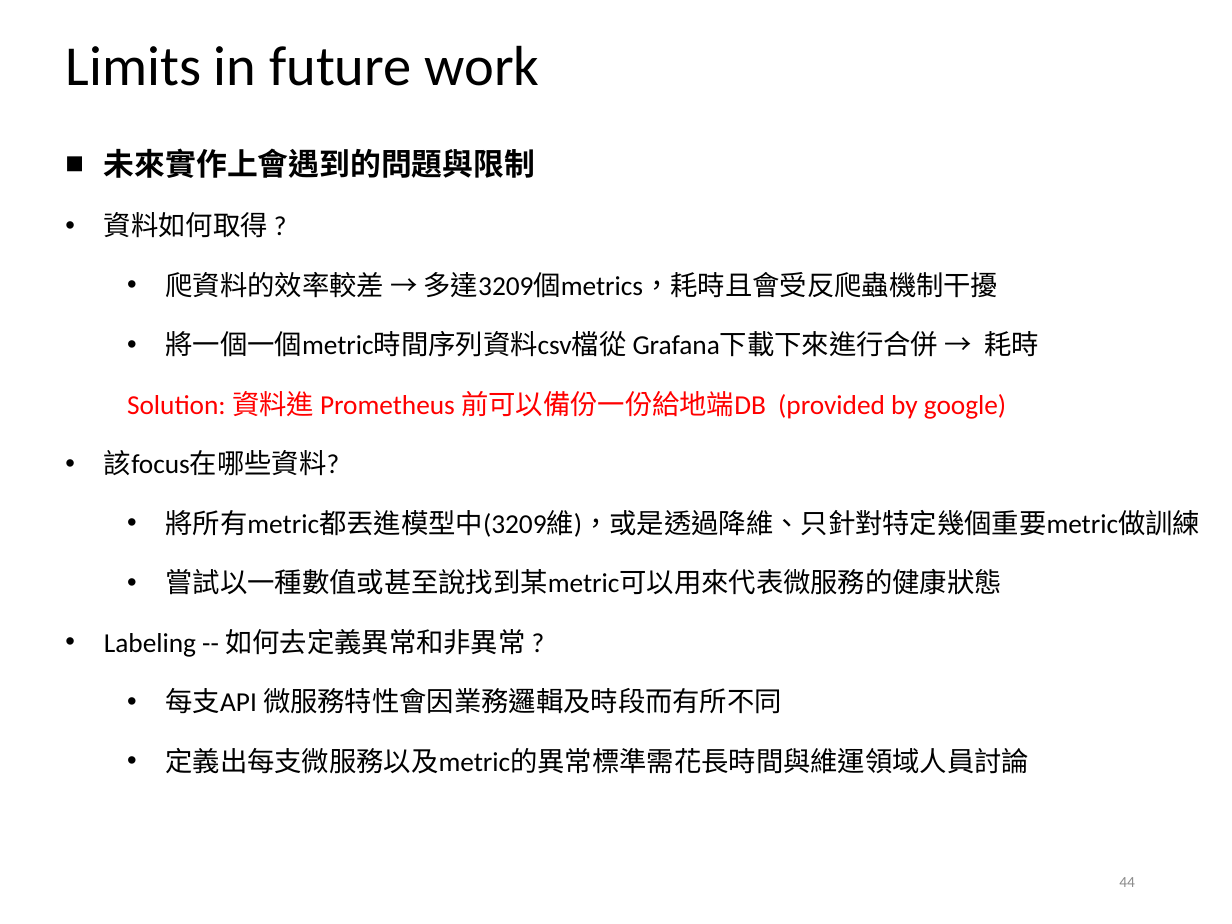
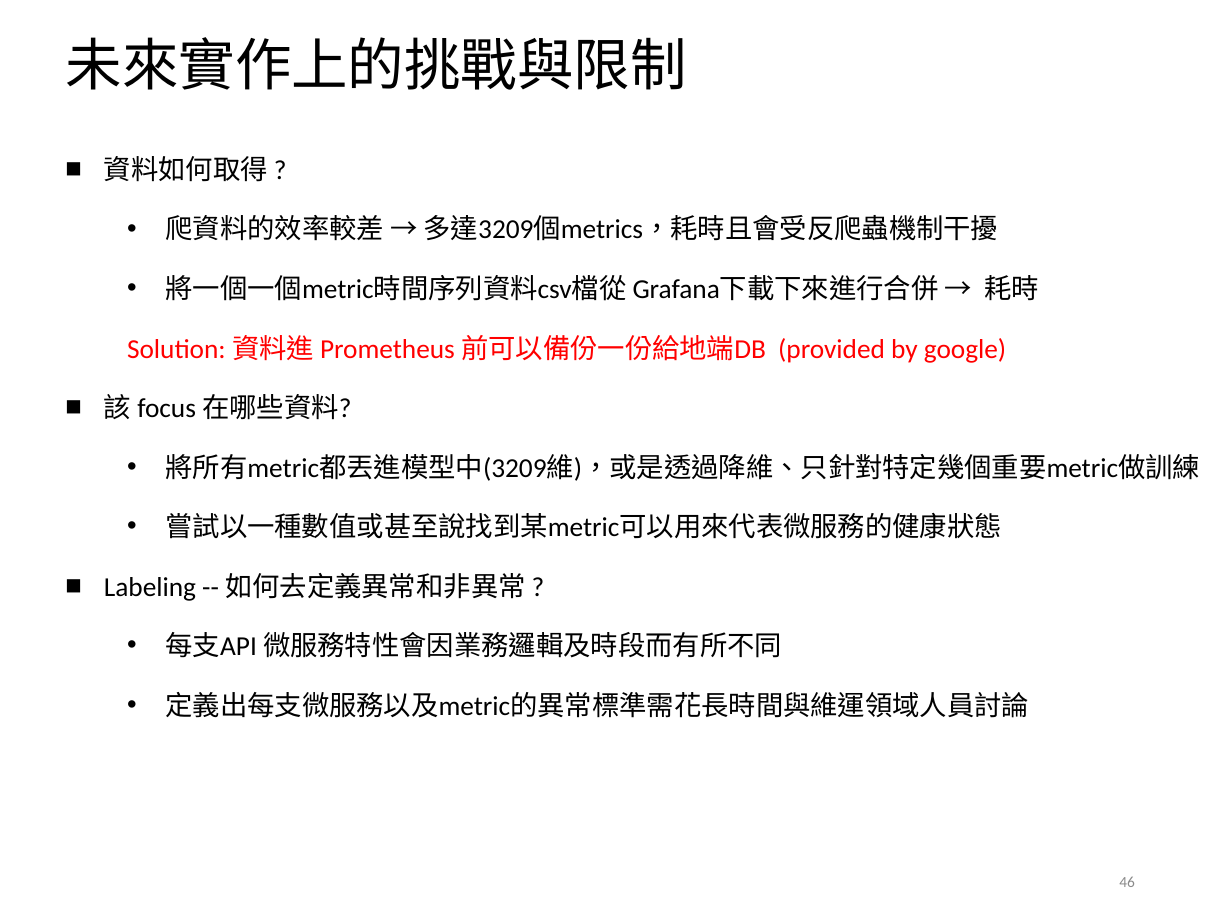
Before and after one commit to alvinyee860120/AIOps-anomaly-detection, a slide deck: slide 46 of AIOps結案報告.pptx (slide 44 before the commit). Drawn at 1232x924 pixels with LibreOffice and Linux fonts; fonts in the diff are those of the drawing; background and template pictures are left out. Boxes give left, top, right and bottom in pixels: in the first picture for what was removed or moved away, otherwise in the second. Text is boxed around its words. In the diff, an @@ line names an element or a change of style, - is before the commit and + after.

```diff
--- a/AIOps結案報告.pptx
+++ b/AIOps結案報告.pptx
@@ title at [66,37,687,90]: text changed @@
-Limits in future work
+未來實作上的挑戰與限制
@@ text "資料如何取得 ?": place and size @@
-text "資料如何取得 ?" at [104,148,1201,774]
+text "資料如何取得 ?" at [104,156,1201,718]
@@ text at [104,148,535,178]: paragraph removed @@
-■ 未來實作上會遇到的問題與限制
@@ text at [104,156,525,601]: bullet • to ■ @@
@@ text at [104,394,351,420]: text changed @@
-• 該focus在哪些資料?
+■ 該 focus 在哪些資料?
@@ page number at [1119,876,1135,887]: text changed @@
-44
+46
```
Also in this commit, not shown: 25 other slides changed, 14 slides added, 12 slides removed.
